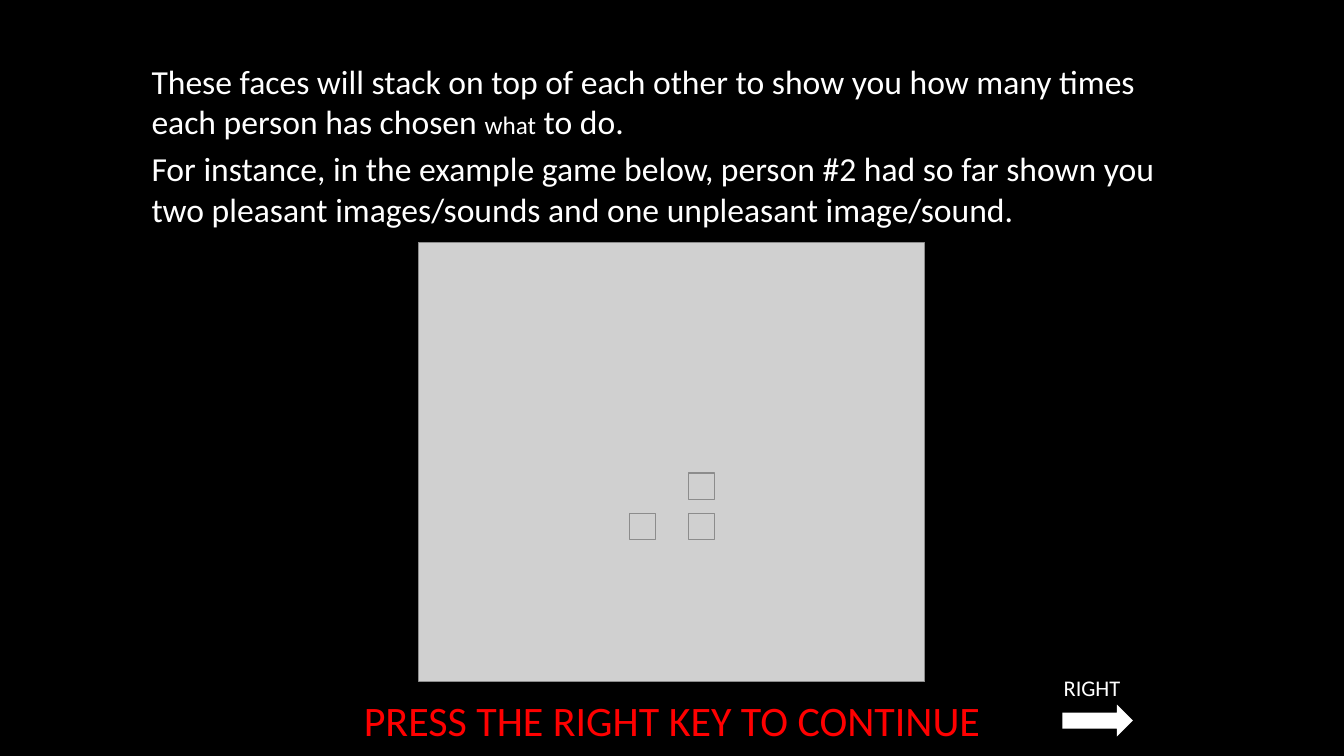
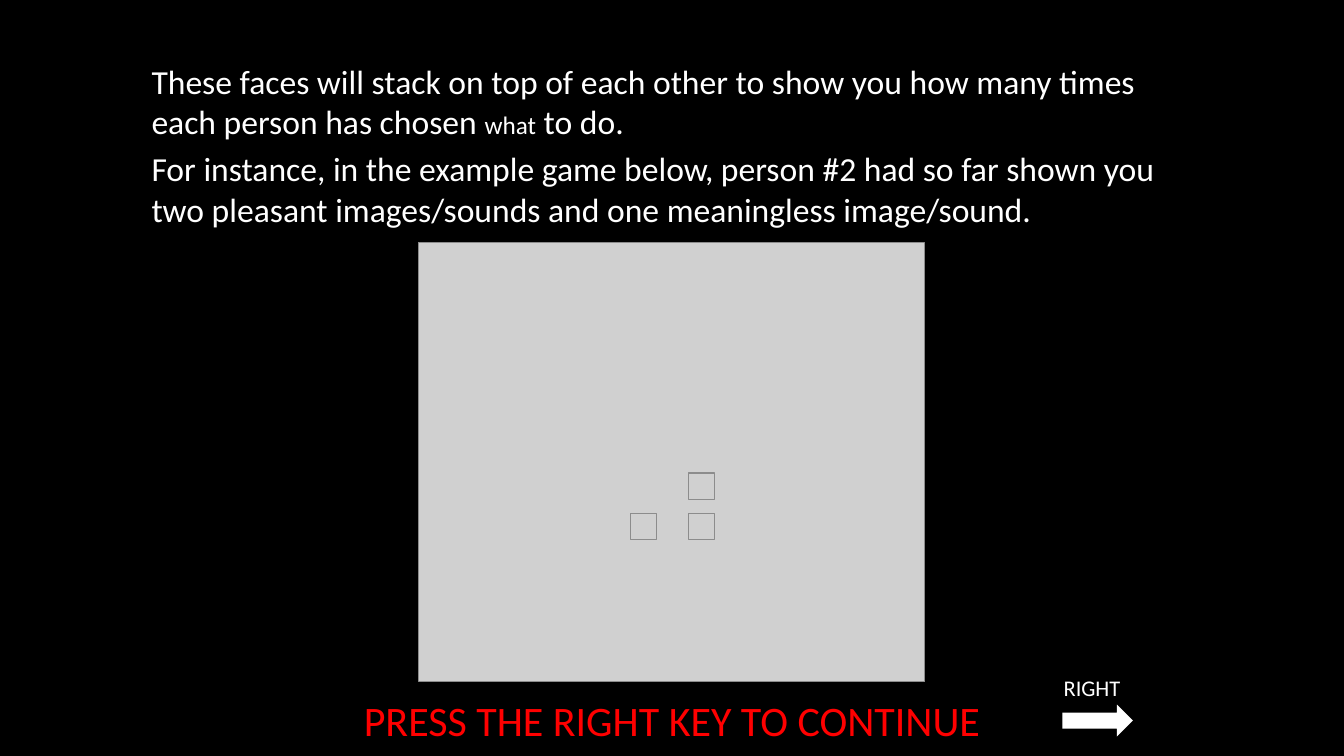
Before and after one commit to laureate-institute-for-brain-research/StimToolOnline, a slide deck: slide 16 of public/js/tasks/cooperation_task/media/Cooperation_Task_Instructions.10.10.2022.pptx. Drawn at 1344x756 pixels with LibreOffice and Linux fonts; fonts in the diff are those of the drawing; grey boxes stand for pictures. Boxes give left, top, right and bottom in pixels: in the first picture for what was removed or moved away, otherwise in the second. Text is boxed around its words. In the diff, an @@ line names an element or a change of style, - is before the commit and + after.

```diff
--- a/public/js/tasks/cooperation_task/media/Cooperation_Task_Instructions.10.10.2022.pptx
+++ b/public/js/tasks/cooperation_task/media/Cooperation_Task_Instructions.10.10.2022.pptx
@@ text at box(152, 157, 1154, 228): text changed @@
-For instance, in the example game below, person #2 had so far shown you two pleasant images/sounds and one unpleasant image/sound.
+For instance, in the example game below, person #2 had so far shown you two pleasant images/sounds and one meaningless image/sound.
```
Also in this commit, not shown: 2 other slides changed, 8 other files.
